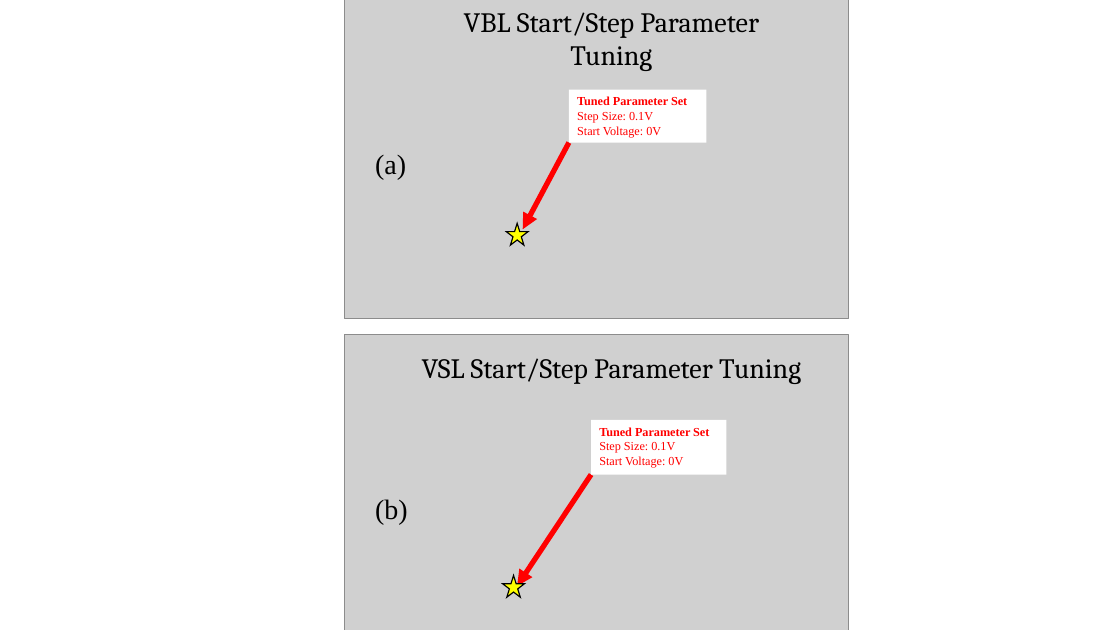
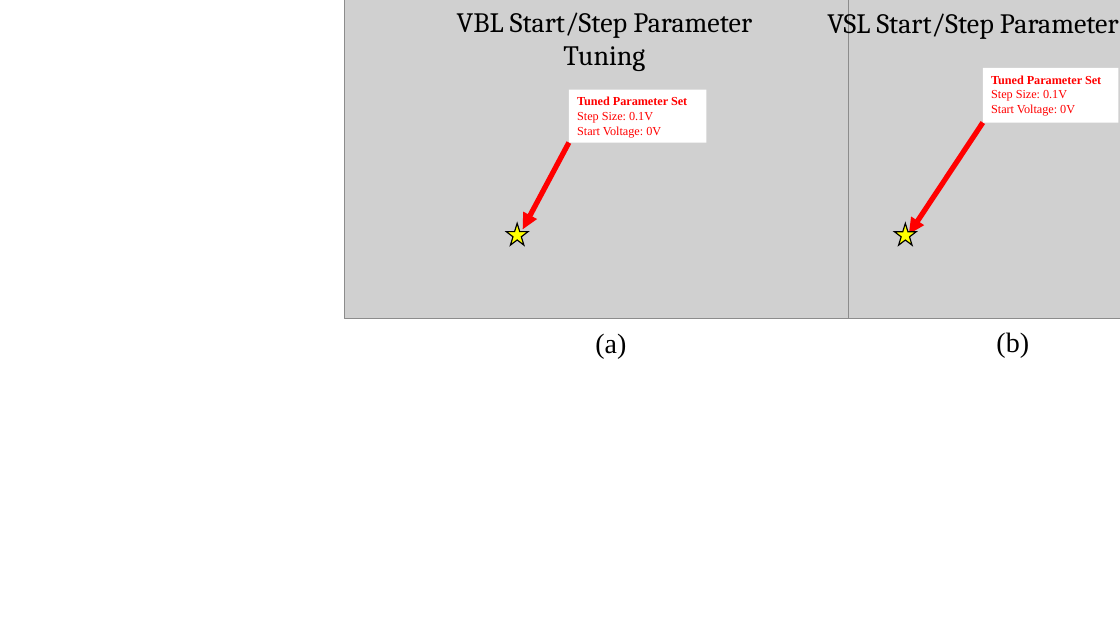
Before and after one commit to akashlevy/RRAM-RADAR-Tuning, a slide deck: slide 40 of presentations/Updates 1-24-21.pptx (slide 39 before the commit). Drawn at 1120x630 pixels with LibreOffice and Linux fonts; fonts in the diff are those of the drawing; grey boxes stand for pictures. Boxes give left, top, right and bottom in pixels: in the first picture for what was removed or moved away, otherwise in the second. Text is boxed around its words. In the diff, an @@ line names an element or a change of style, - is before the commit and + after.

Commit message:
Presentation updates

```diff
--- a/presentations/Updates 1-24-21.pptx
+++ b/presentations/Updates 1-24-21.pptx
@@ text "VBL Start/Step Parameter Tuning": place and size @@
-text "VBL Start/Step Parameter Tuning" at [464, 12, 759, 71]
+text "VBL Start/Step Parameter Tuning" at [457, 12, 752, 71]
@@ picture: place and size @@
-picture at [344, 335, 849, 630]
+picture at [736, 0, 1120, 318]
@@ text "VSL Start/Step Parameter Tuning" rewrapped from [422, 358, 801, 384] to [827, 7, 1119, 39] @@
@@ rectangle "Tuned Parameter Set": place and size @@
-rectangle "Tuned Parameter Set" at [592, 420, 727, 475]
+rectangle "Tuned Parameter Set" at [983, 68, 1118, 123]
@@ arrow moved from (592, 475) - (518, 586) to (983, 123) - (909, 234) @@
@@ star: place and size @@
-star at [502, 576, 524, 597]
+star at [895, 223, 917, 245]
@@ text "(a)": place and size @@
-text "(a)" at [375, 155, 406, 180]
+text "(a)" at [595, 334, 626, 358]
@@ text "(b)": place and size @@
-text "(b)" at [375, 499, 408, 524]
+text "(b)" at [996, 332, 1029, 357]
```
Also in this commit, not shown: 3 slides added, 1 other file.
